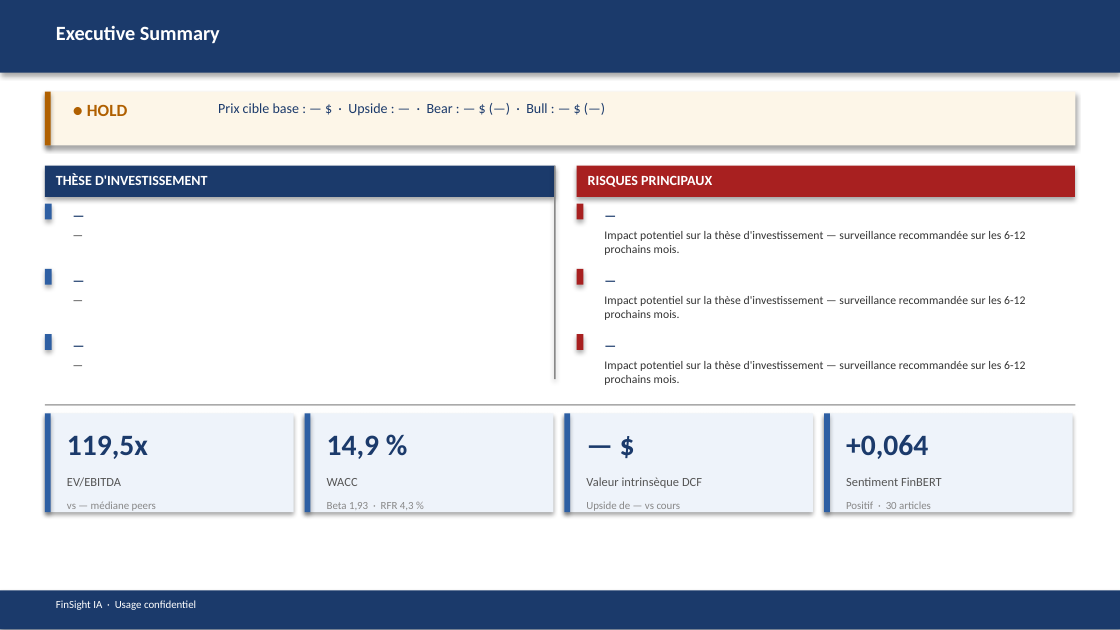
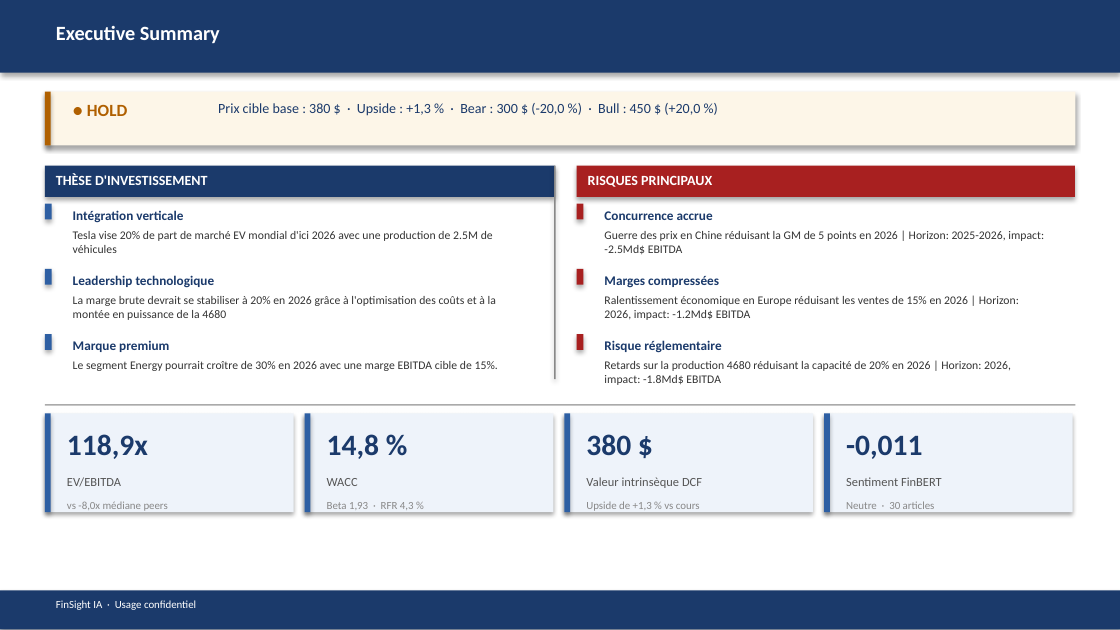
Before and after one commit to baptistejeh07-art/finsight-ia, a slide deck: slide 2 of preview/TSLA/TSLA_pitchbook.pptx. Drawn at 1120x630 pixels with LibreOffice and Linux fonts; fonts in the diff are those of the drawing. Boxes give left, top, right and bottom in pixels: in the first picture for what was removed or moved away, otherwise in the second. Text is boxed around its words. In the diff, an @@ line names an element or a change of style, - is before the commit and + after.

```diff
--- a/preview/TSLA/TSLA_pitchbook.pptx
+++ b/preview/TSLA/TSLA_pitchbook.pptx
@@ text at bbox=[218, 103, 700, 116]: text changed @@
-Prix cible base : — $ · Upside : — · Bear : — $ (—) · Bull : — $ (—)
+Prix cible base : 380 $ · Upside : +1,3 % · Bear : 300 $ (-20,0 %) · Bull : 450 $ (+20,0 %)
@@ text at bbox=[73, 210, 183, 223]: text changed @@
-—
+Intégration verticale
@@ text at bbox=[73, 231, 493, 253]: text changed @@
-—
+Tesla vise 20% de part de marché EV mondial d'ici 2026 avec une production de 2.5M de véhicules
@@ text at bbox=[604, 231, 1044, 254]: text changed @@
-Impact potentiel sur la thèse d'investissement — surveillance recommandée sur les 6-12 prochains mois.
+Guerre des prix en Chine réduisant la GM de 5 points en 2026 | Horizon: 2025-2026, impact: -2.5Md$ EBITDA
@@ text at bbox=[604, 211, 713, 220]: text changed @@
-—
+Concurrence accrue
@@ text at bbox=[73, 275, 215, 288]: text changed @@
-—
+Leadership technologique
@@ text at bbox=[73, 296, 496, 320]: text changed @@
-—
+La marge brute devrait se stabiliser à 20% en 2026 grâce à l'optimisation des coûts et à la montée en puissance de la 4680
@@ text at bbox=[604, 296, 1019, 320]: text changed @@
-Impact potentiel sur la thèse d'investissement — surveillance recommandée sur les 6-12 prochains mois.
+Ralentissement économique en Europe réduisant les ventes de 15% en 2026 | Horizon: 2026, impact: -1.2Md$ EBITDA
@@ text at bbox=[604, 276, 719, 288]: text changed @@
-—
+Marges compressées
@@ text at bbox=[73, 341, 169, 352]: text changed @@
-—
+Marque premium
@@ text at bbox=[604, 340, 721, 353]: text changed @@
-—
+Risque réglementaire
@@ text at bbox=[73, 361, 498, 371]: text changed @@
-—
+Le segment Energy pourrait croître de 30% en 2026 avec une marge EBITDA cible de 15%.
@@ text at bbox=[604, 361, 1011, 385]: text changed @@
-Impact potentiel sur la thèse d'investissement — surveillance recommandée sur les 6-12 prochains mois.
+Retards sur la production 4680 réduisant la capacité de 20% en 2026 | Horizon: 2026, impact: -1.8Md$ EBITDA
@@ text at bbox=[67, 434, 148, 459]: text changed @@
-119,5x
+118,9x
@@ text at bbox=[327, 434, 379, 459]: text changed @@
-14,9 %
+14,8 %
@@ text at bbox=[586, 434, 631, 456]: text changed @@
-— $
+380 $
@@ text at bbox=[846, 435, 922, 459]: text changed @@
-+0,064
+-0,011
@@ text at bbox=[67, 501, 168, 511]: text changed @@
-vs — médiane peers
+vs -8,0x médiane peers
@@ text at bbox=[586, 501, 700, 511]: text changed @@
-Upside de — vs cours
+Upside de +1,3 % vs cours
@@ text at bbox=[846, 501, 935, 509]: text changed @@
-Positif · 30 articles
+Neutre · 30 articles
```
Also in this commit, not shown: 14 other slides changed, 4 other files.
